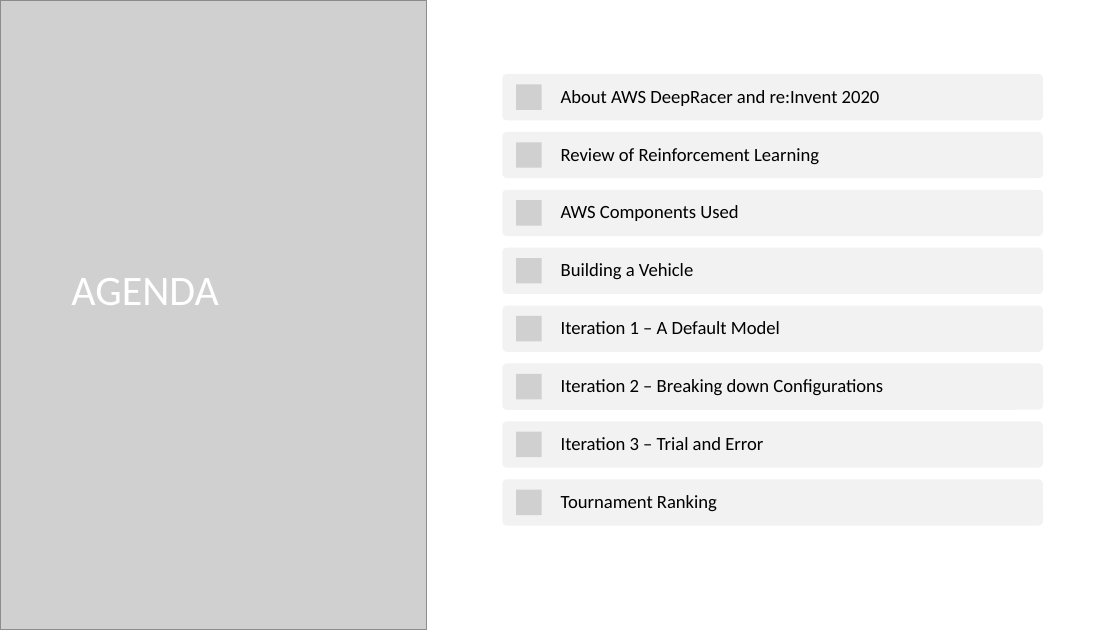
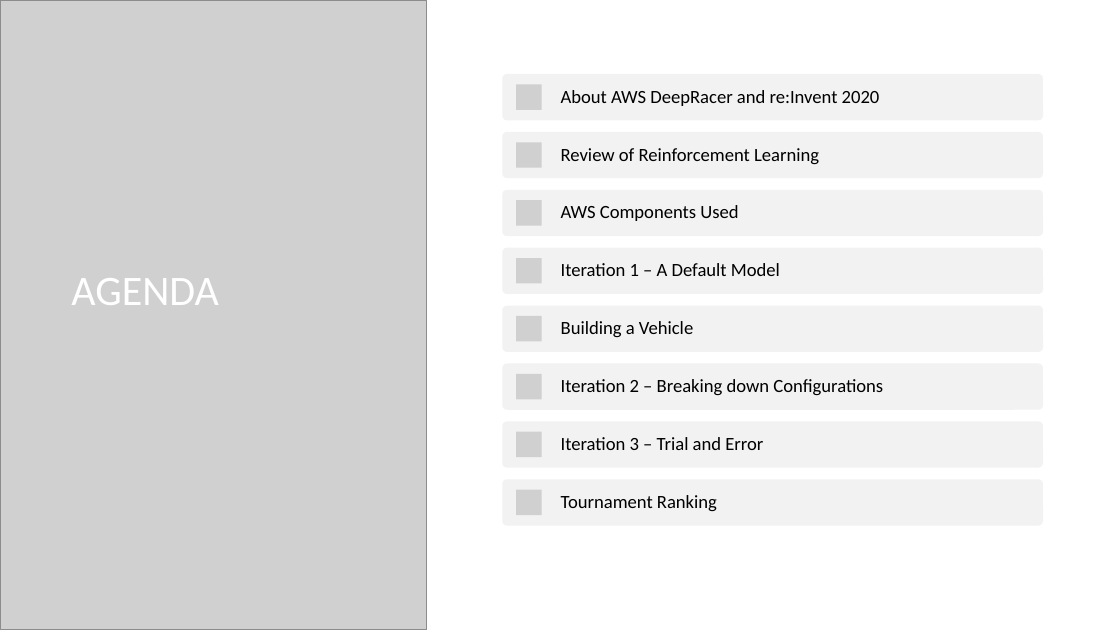
Before and after one commit to mwilchek/DeepRacer-2020, a slide deck: slide 2 of Final_Project_Presentation.pptx. Drawn at 1120x630 pixels with LibreOffice and Linux fonts; fonts in the diff are those of the drawing; grey boxes stand for pictures; background and template pictures are left out. Boxes give left, top, right and bottom in pixels: in the first picture for what was removed or moved away, otherwise in the second. Text is boxed around its words. In the diff, an @@ line names an element or a change of style, - is before the commit and + after.

Commit message:
updated

```diff
--- a/Final_Project_Presentation.pptx
+++ b/Final_Project_Presentation.pptx
@@ text "Iteration 1 – A Default ...": place and size @@
-text "Iteration 1 – A Default ..." at [561,321,780,334]
+text "Iteration 1 – A Default ..." at [561,263,780,276]
@@ text "Building a Vehicle": place and size @@
-text "Building a Vehicle" at [561,263,693,279]
+text "Building a Vehicle" at [561,321,693,337]
```
Also in this commit, not shown: 8 slides added, 4 slides removed.
